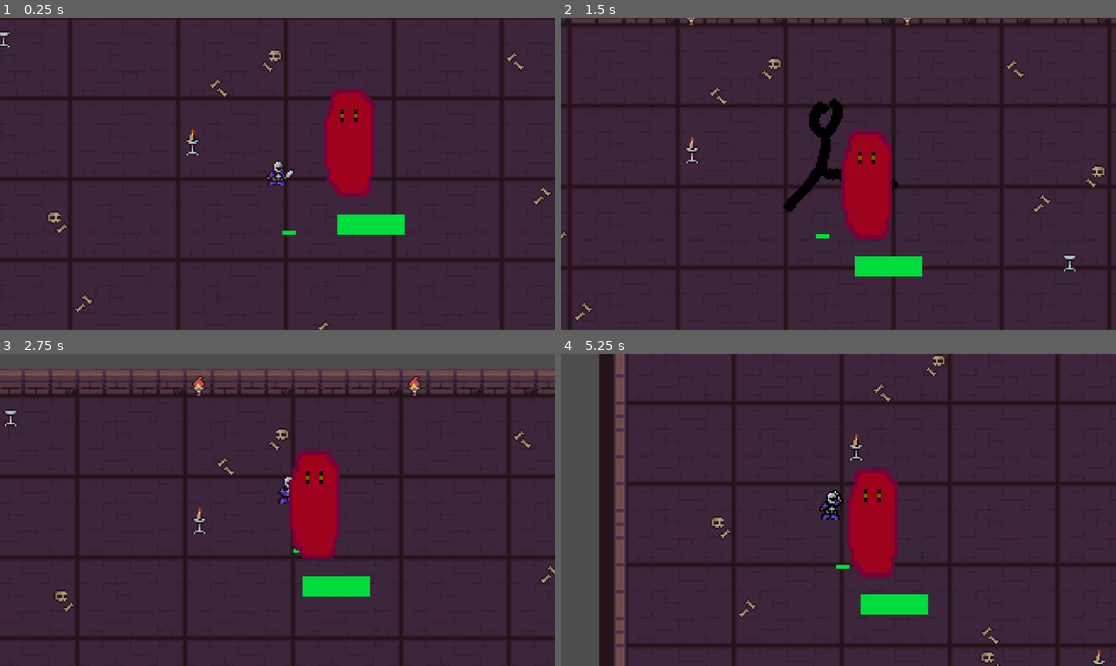
Above: before the commit, frames 1-4 (two rows, left to right).
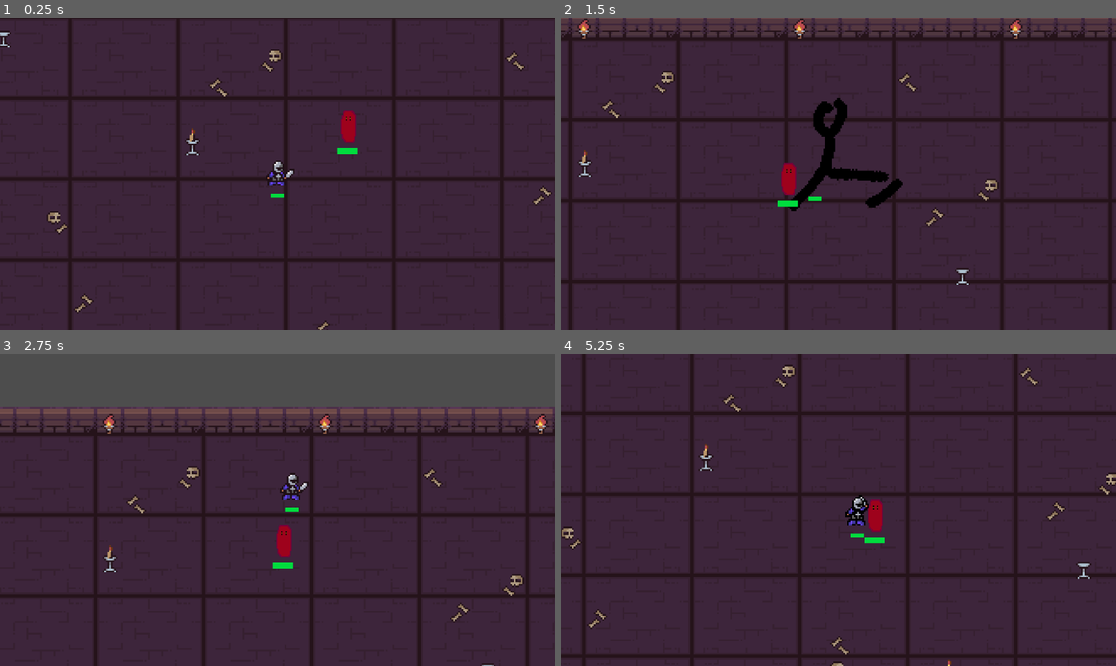
Above: after the commit, the same moments.

Repository: Lukas74m/gae_ca2
Game: Godot game, scene res://scenes/game/Game.tscn
Two runs of this game, one before a commit and one after it. Both use one fixed random seed, a clock stepped at 60 frames per second and the inputs below.
Inputs (mouse positions are in pixels of both pictures, inside the frame that each line leads up to):
- Up to frame 1 (0.25 s): no input
- Up to frame 2 (1.5 s): move the mouse to (960, 158) at 0.52 s; hold Q (attack) 0.53-1.28 s; move the mouse to (727, 189) at 1.27 s; tap E (dash) at 1.35 s
- Up to frame 3 (2.75 s): move the mouse to (333, 441) at 2.02 s; hold Q (attack) from 2.03 s (still down)
- Up to frame 4 (5.25 s): move the mouse to (810, 572) at 2.77 s; release Q (attack) at 2.78 s; tap E (dash) at 2.85, 4.35 s; move the mouse to (1005, 556) at 3.52 s; hold Q (attack) 3.53-4.28 s; move the mouse to (672, 463) at 4.27 s; move the mouse to (866, 510) at 5.02 s; hold Q (attack) from 5.03 s (still down)

The runs differ from the first frame. In frame 1, 3.5% of the frame differs, in the area x 48-73%, y 22-70%; in frame 2, 15%; in frame 3, 26%; in frame 4, 26%, in the area x 0-100%, y 0-100%.

Commit message:
Minor changes

Diff:
--- a/gae-ca2/resources/enemies/slime.tres
+++ b/gae-ca2/resources/enemies/slime.tres
@@ -6,7 +6,7 @@
 script = ExtResource("1_6pnpc")
 texture = "res://assets/enemies/pixil-frame-0 (6).png"
 max_health = 2
-movement_speed = 75.0
+movement_speed = 50.0
 attack_range = 1.0
 attack_damage = 1.0
 attack_cooldown = 100.0
--- a/gae-ca2/scenes/enemies/EnemyBase.tscn
+++ b/gae-ca2/scenes/enemies/EnemyBase.tscn
@@ -4,6 +4,7 @@
 [ext_resource type="PackedScene" uid="uid://c4s7ucak0uoa0" path="res://scenes/components/Health.tscn" id="2_0gelj"]
 
 [node name="Enemies" type="CharacterBody2D"]
+scale = Vector2(0.3, 0.3)
 script = ExtResource("1_ifgcn")
 
 [node name="Health" parent="." instance=ExtResource("2_0gelj")]
--- a/gae-ca2/scripts/enemies/enemy_base.gd
+++ b/gae-ca2/scripts/enemies/enemy_base.gd
@@ -20,7 +20,7 @@
 @onready var health := $Health
 
 func _ready():
-	health.set_healthbar_position(global_position + Vector2(0,50))
+	health.set_healthbar_position(global_position + Vector2(-15,50))
 	health.died.connect(die)
 
 	var texture = load(enemy_resource.texture)
--- a/gae-ca2/scripts/player/player.gd
+++ b/gae-ca2/scripts/player/player.gd
@@ -1,6 +1,6 @@
 extends CharacterBody2D
 
-@export var speed: float = 70.0
+@export var speed: float = 170.0
 @export var stop_distance: float = 30.0
 @export var dash_speed: float = 200.0
 @export var dash_duration: float = 0.2
@@ -16,7 +16,7 @@
 var attacking: bool = false
 
 func _ready() -> void:
-	health.set_healthbar_position(global_position + Vector2(-10, 70))
+	health.set_healthbar_position(global_position + Vector2(-45, -40))
 
 #Eingabe des Spielers
 func _input(event):
